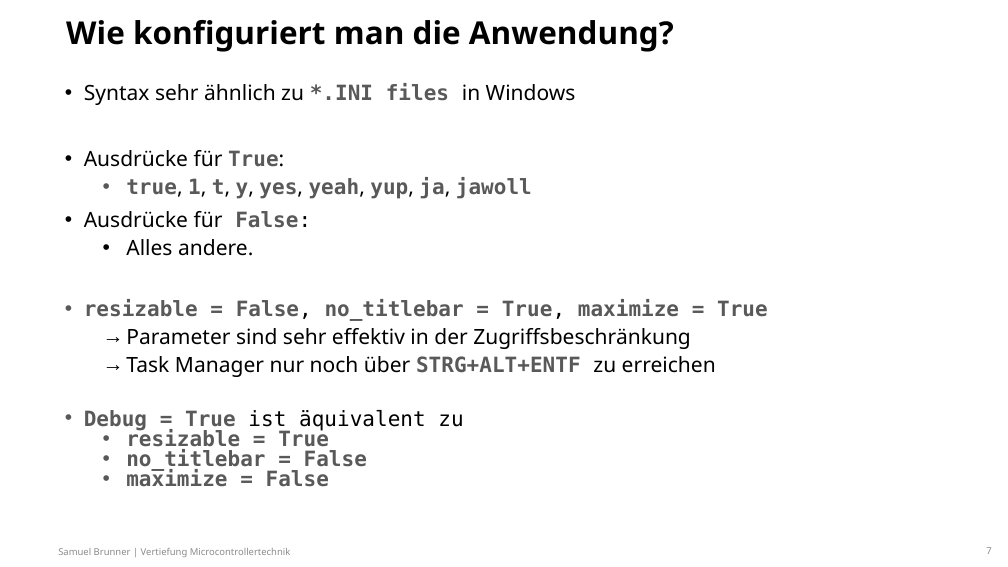
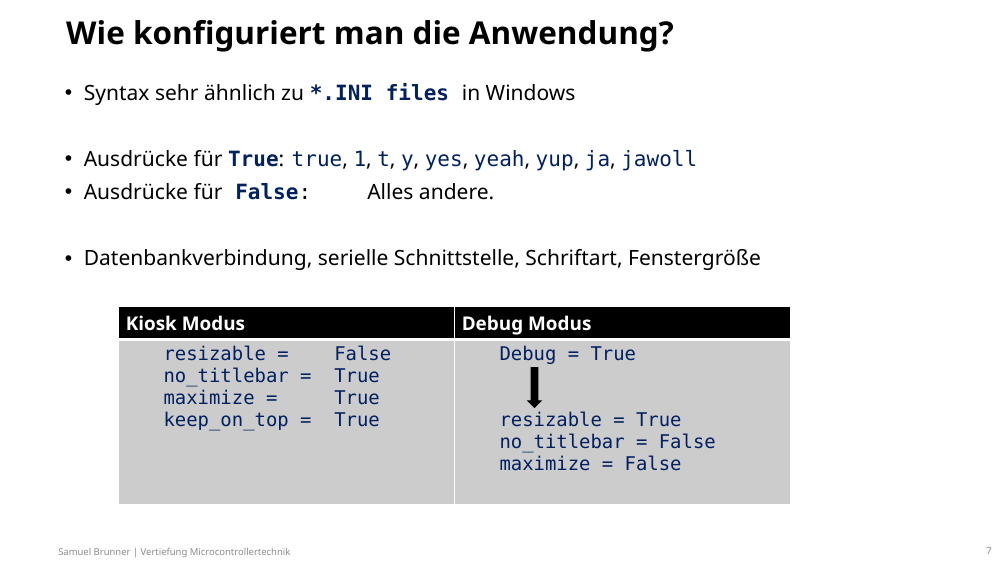
Before and after one commit to Oberfeldwedler/km3003, a slide deck: slide 7 of docs/Präsi/VMC_KM3003.pptx. Drawn at 1008x567 pixels with LibreOffice and Linux fonts; fonts in the diff are those of the drawing; background and template pictures are left out. Boxes give left, top, right and bottom in pixels: in the first picture for what was removed or moved away, otherwise in the second. Text is boxed around its words. In the diff, an @@ line names an element or a change of style, - is before the commit and + after.

Commit message:
f Presentation

```diff
--- a/docs/Präsi/VMC_KM3003.pptx
+++ b/docs/Präsi/VMC_KM3003.pptx
@@ text at (84, 83, 576, 105): text colour #595959 to #002060 in "*.INI files" @@
@@ text at (84, 150, 761, 270): text changed; font DejaVu Sans Mono to Noto Sans @@
-• Ausdrücke für True:
-  • true, 1, t, y, yes, yeah, yup, ja, jawoll
-• Ausdrücke für False:
-  • Alles andere.
-• resizable = False, no_titlebar = True, maximize = True
-  → Parameter sind sehr effektiv in der Zugriffsbeschränkung
-  → Task Manager nur noch über STRG+ALT+ENTF zu erreichen
-• Debug = True ist äquivalent zu
-  • resizable = True
-  • no_titlebar = False
-  • maximize = False
+• Ausdrücke für True: true, 1, t, y, yes, yeah, yup, ja, jawoll
+• Ausdrücke für False: Alles andere.
+• Datenbankverbindung, serielle Schnittstelle, Schriftart, Fenstergröße
@@ table added at (118, 306, 789, 504), 2 rows, 2 columns @@
+Kiosk Modus | Debug Modus
+resizable = False / no_titlebar = True / maximize = True / keep_on_top = True | Debug = True / resizable = True / no_titlebar = False / maximize = False
@@ down arrow added at (528, 368, 541, 408), fill #000000, outline #000000 1 pt @@
```
Also in this commit, not shown: 4 other slides changed, 5 other files.
